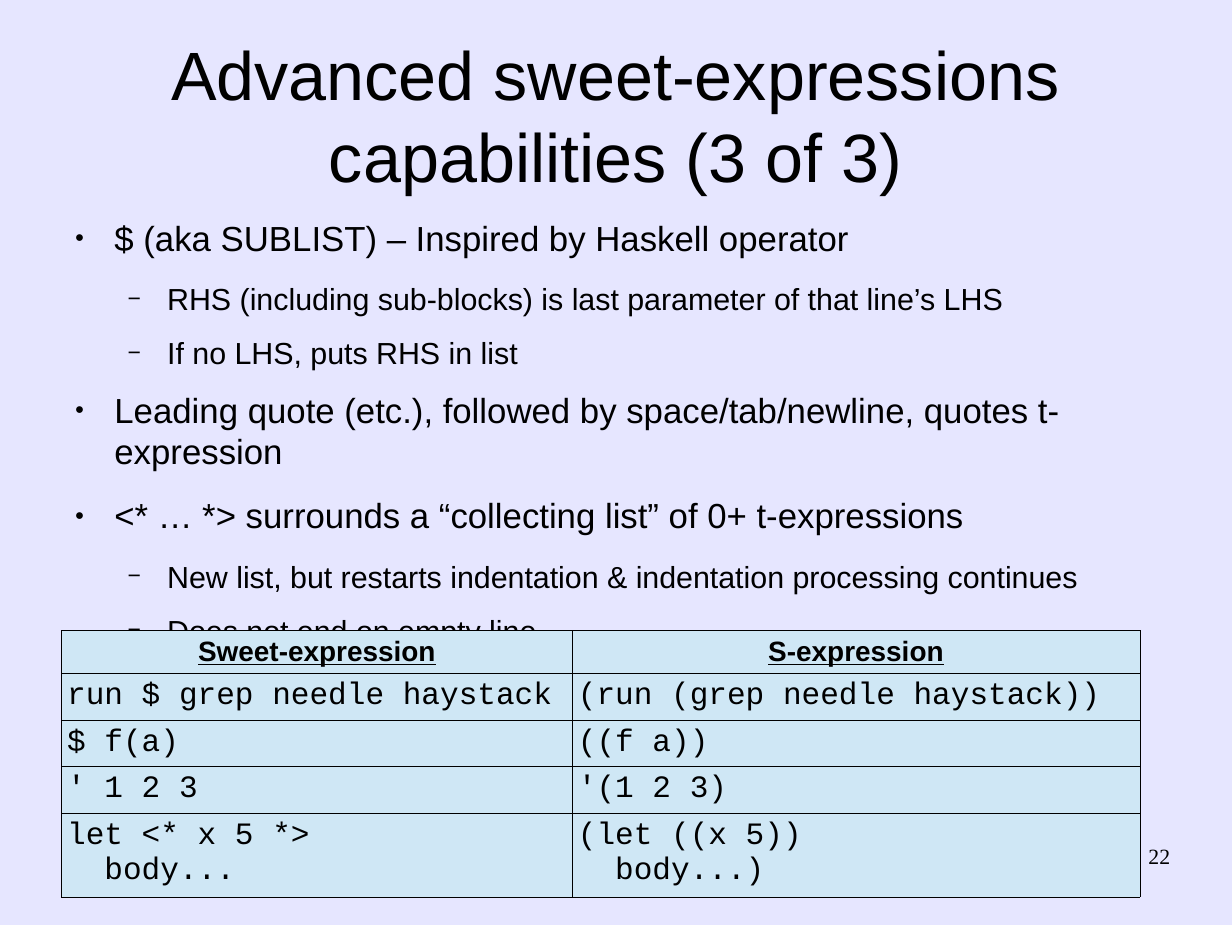
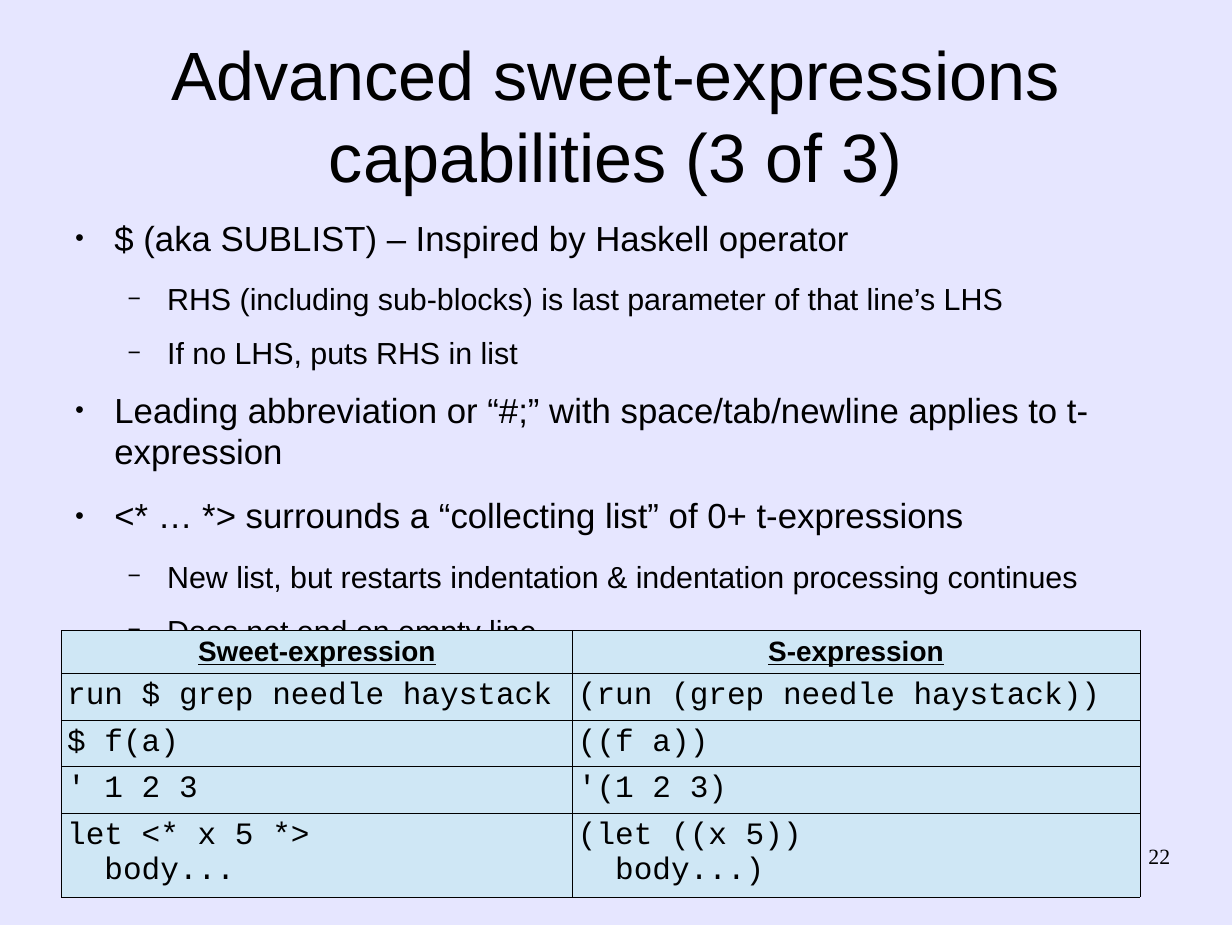
Before and after one commit to martin12333/Readable-Lisp-S-expressions, a slide deck: slide 22 of readable-s-expressions.odp. Drawn at 1232x925 pixels with LibreOffice and Linux fonts; fonts in the diff are those of the drawing. Boxes give left, top, right and bottom in pixels: in the first picture for what was removed or moved away, otherwise in the second. Text is boxed around its words. In the diff, an @@ line names an element or a change of style, - is before the commit and + after.

```diff
--- a/readable-s-expressions.odp
+++ b/readable-s-expressions.odp
@@ text at <box>114,397,1088,471</box>: text changed @@
-● Leading quote (etc.), followed by space/tab/newline, quotes t-expression
+● Leading abbreviation or “#;” with space/tab/newline applies to t-expression
```
Also in this commit, not shown: 4 other slides changed.
